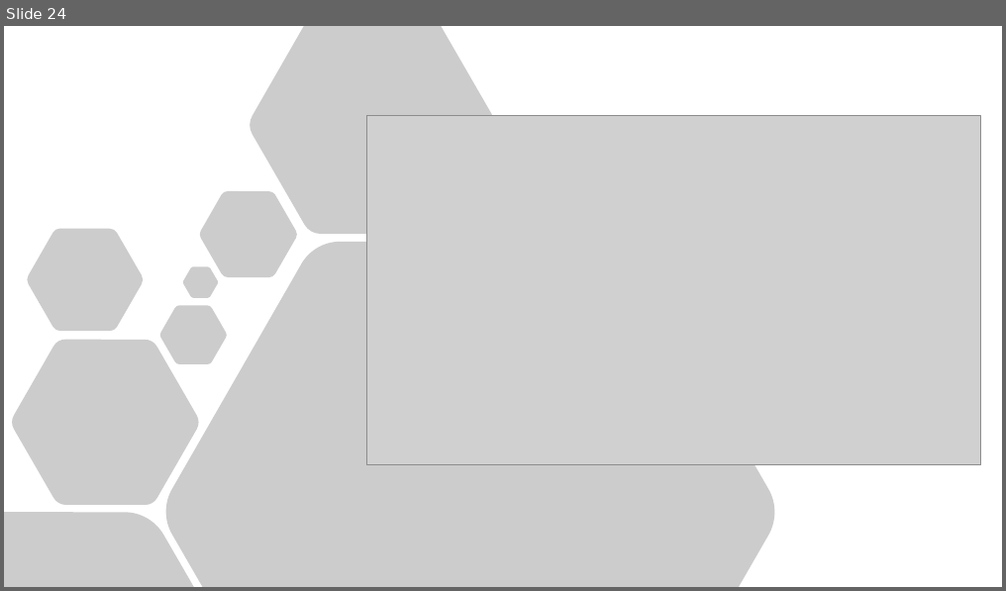
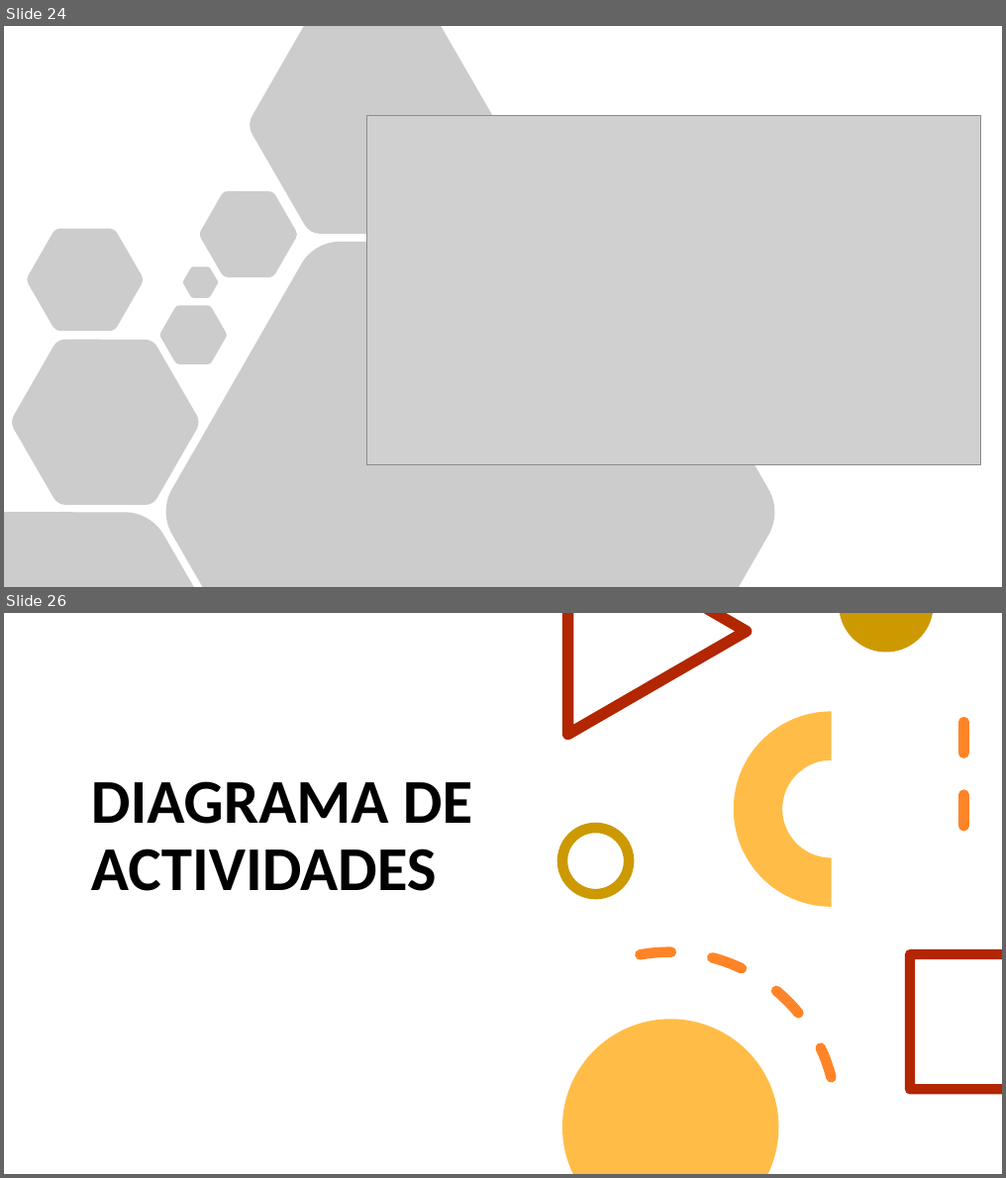
Before and after one commit to marianabetancur18/Ingenieria_Software, a slide deck: Semana 14-18 septiembre/Semana 4.pptx. Shown one above the other, each under a label of ours: slide 24 before the commit, slides 24 and 26 after it; the slides between them are not shown. The pictures are 1006x591 and 1006x1178 pixels, drawn with LibreOffice and Linux fonts; fonts in the diff are those of the drawing; grey boxes stand for pictures. Boxes give left, top, right and bottom in pixels: in the first picture for what was removed or moved away, otherwise in the second. Text is boxed around its words. In the diff, an @@ line names an element or a change of style, - is before the commit and + after.

```diff
--- a/Semana 14-18 septiembre/Semana 4.pptx
+++ b/Semana 14-18 septiembre/Semana 4.pptx
@@ slide 26 added at [4,613,1002,1174], background #FFFFFF @@
@@ freeform shape added at [562,613,751,741], fill #B22600 @@
@@ freeform shape added at [840,613,933,652], fill #CC9900 @@
@@ arch (boxed as its full ring) added at [734,711,930,906], fill #FFBD47 @@
@@ line added from (963, 722) to (963, 853), #FF8427 10 pt dashed @@
@@ title added at [91,781,472,891], 60 pt, text #000000, bold @@
+DIAGRAMA DE ACTIVIDADES
@@ ellipse added at [562,828,629,894], outline #CC9900 10 pt @@
@@ arc (boxed as its full ellipse) added at [476,926,864,1174], outline #FF8427 10 pt dashed @@
@@ freeform shape added at [905,950,1002,1095], fill #B22600 @@
@@ freeform shape added at [562,1020,779,1174], fill #FFBD47 @@
```
Also in this commit, not shown: 3 slides changed, 10 other slides added, 1 slide removed.
